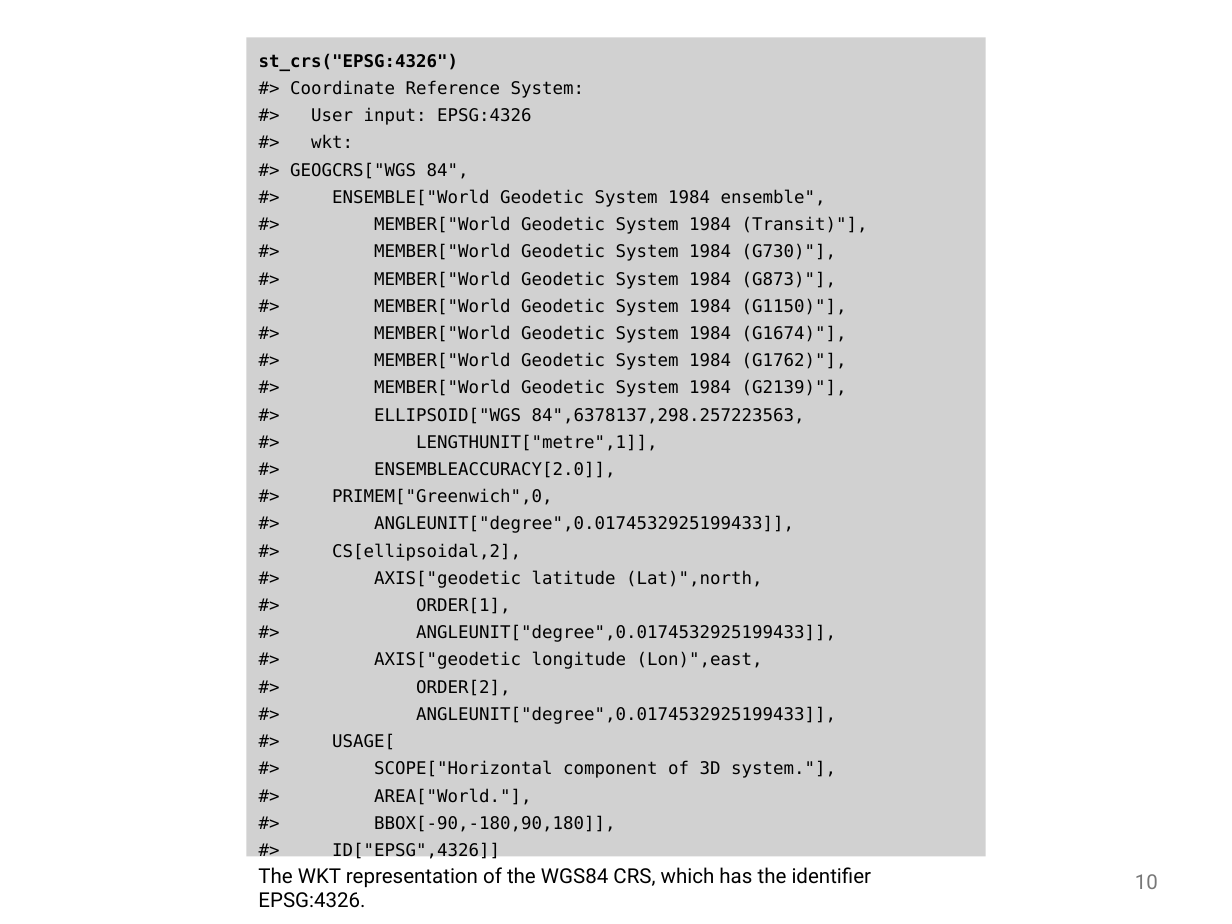
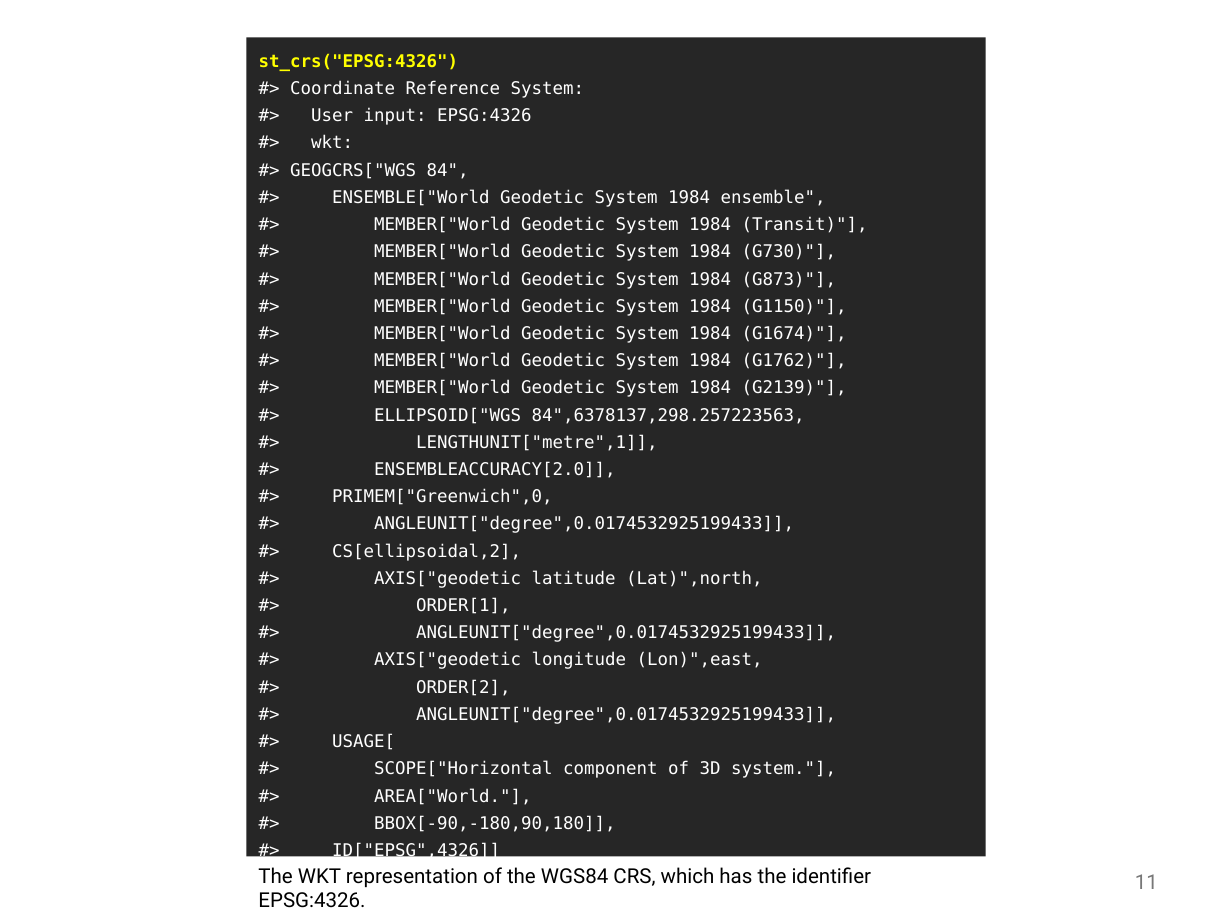
Before and after one commit to abuabara/abuabara.github.io, a slide deck: slide 11 of DAEN489S26/week10_slides.pptx (slide 10 before the commit). Drawn at 1232x924 pixels with LibreOffice and Linux fonts; fonts in the diff are those of the drawing. Boxes give left, top, right and bottom in pixels: in the first picture for what was removed or moved away, otherwise in the second. Text is boxed around its words. In the diff, an @@ line names an element or a change of style, - is before the commit and + after.

```diff
--- a/DAEN489S26/week10_slides.pptx
+++ b/DAEN489S26/week10_slides.pptx
@@ text "st_crs("EPSG:4326")" at (x1=246, y1=37, x2=986, y2=856): text colour #000000 to #FFFF00 in "st_crs("EPSG:4326")"; text colour #000000 to #FFFFFF; fill #D1D1D1 to #262626 @@
@@ page number at (x1=1135, y1=874, x2=1158, y2=889): text changed @@
-10
+11
```
Also in this commit, not shown: 12 other slides changed, 1 slide added, 1 other file.
